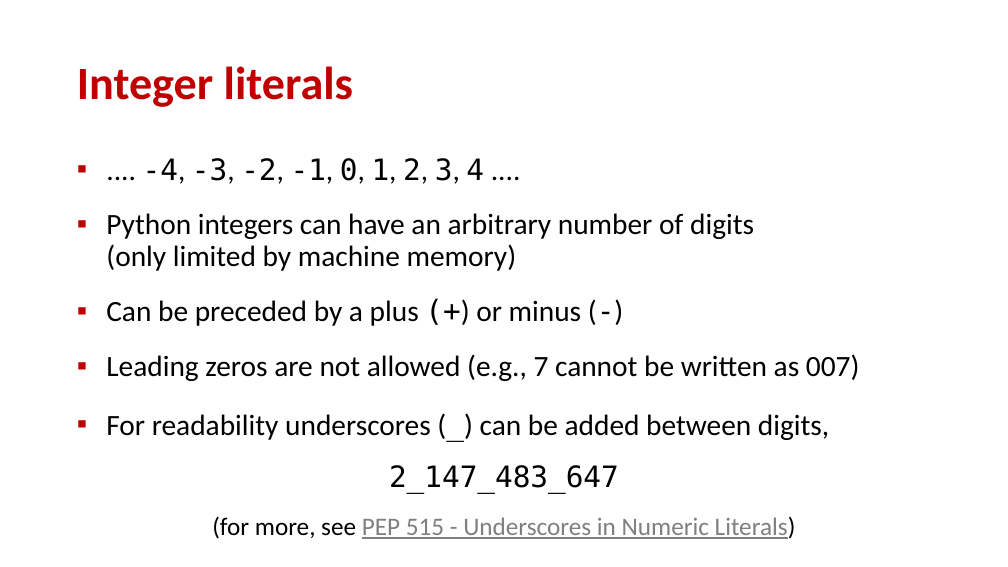
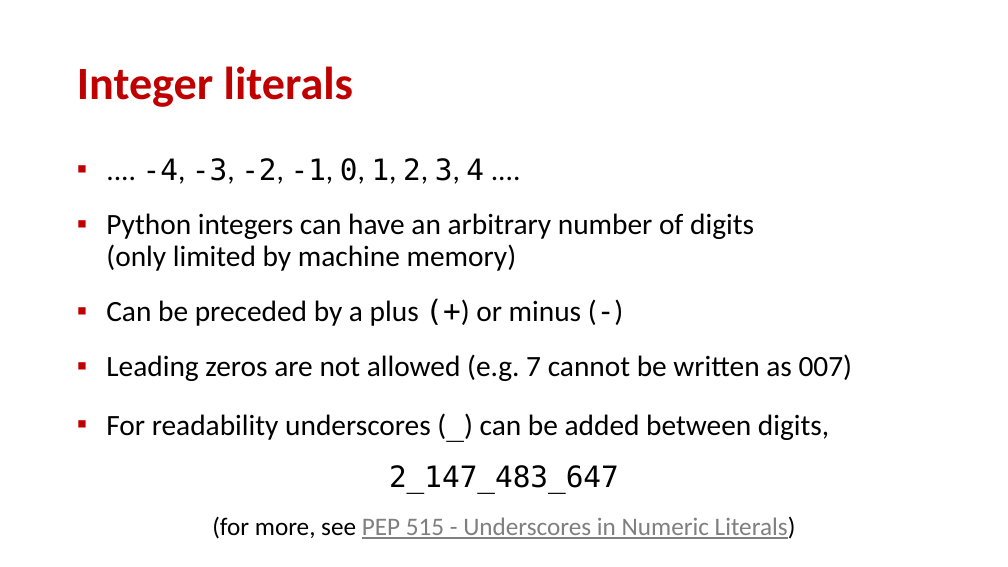
Before and after one commit to gsbrodal/gsbrodal.github.io, a slide deck: slide 6 of ipsa/slides/basics.pptx. Drawn at 1008x567 pixels with LibreOffice and Linux fonts; fonts in the diff are those of the drawing. Boxes give left, top, right and bottom in pixels: in the first picture for what was removed or moved away, otherwise in the second. Text is boxed around its words. In the diff, an @@ line names an element or a change of style, - is before the commit and + after.

```diff
--- a/ipsa/slides/basics.pptx
+++ b/ipsa/slides/basics.pptx
@@ text at box(106, 354, 853, 381): text changed @@
-▪ Leading zeros are not allowed (e.g., 7 cannot be written as 007)
+▪ Leading zeros are not allowed (e.g. 7 cannot be written as 007)
```
Also in this commit, not shown: 12 other files.
